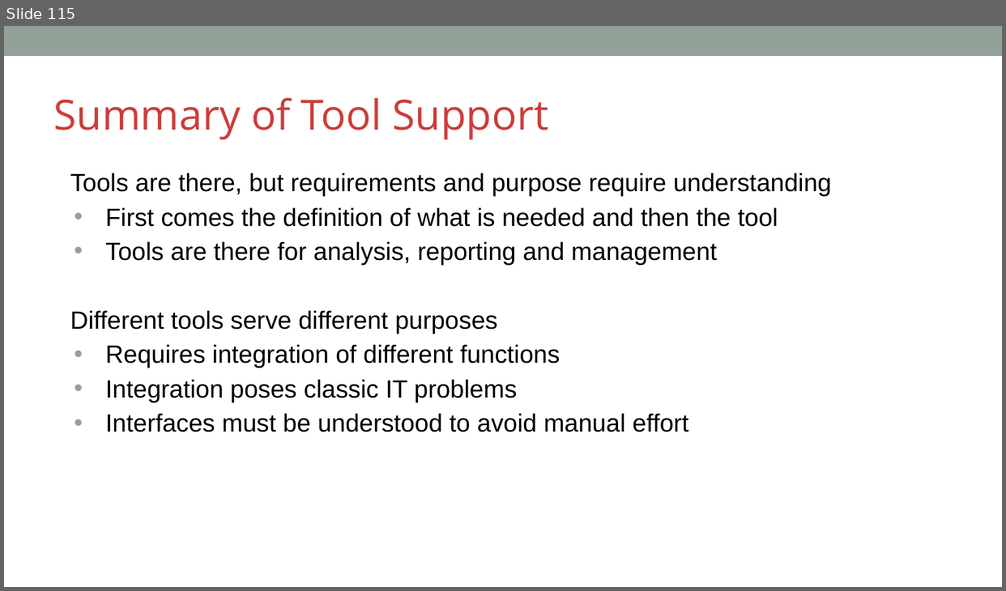
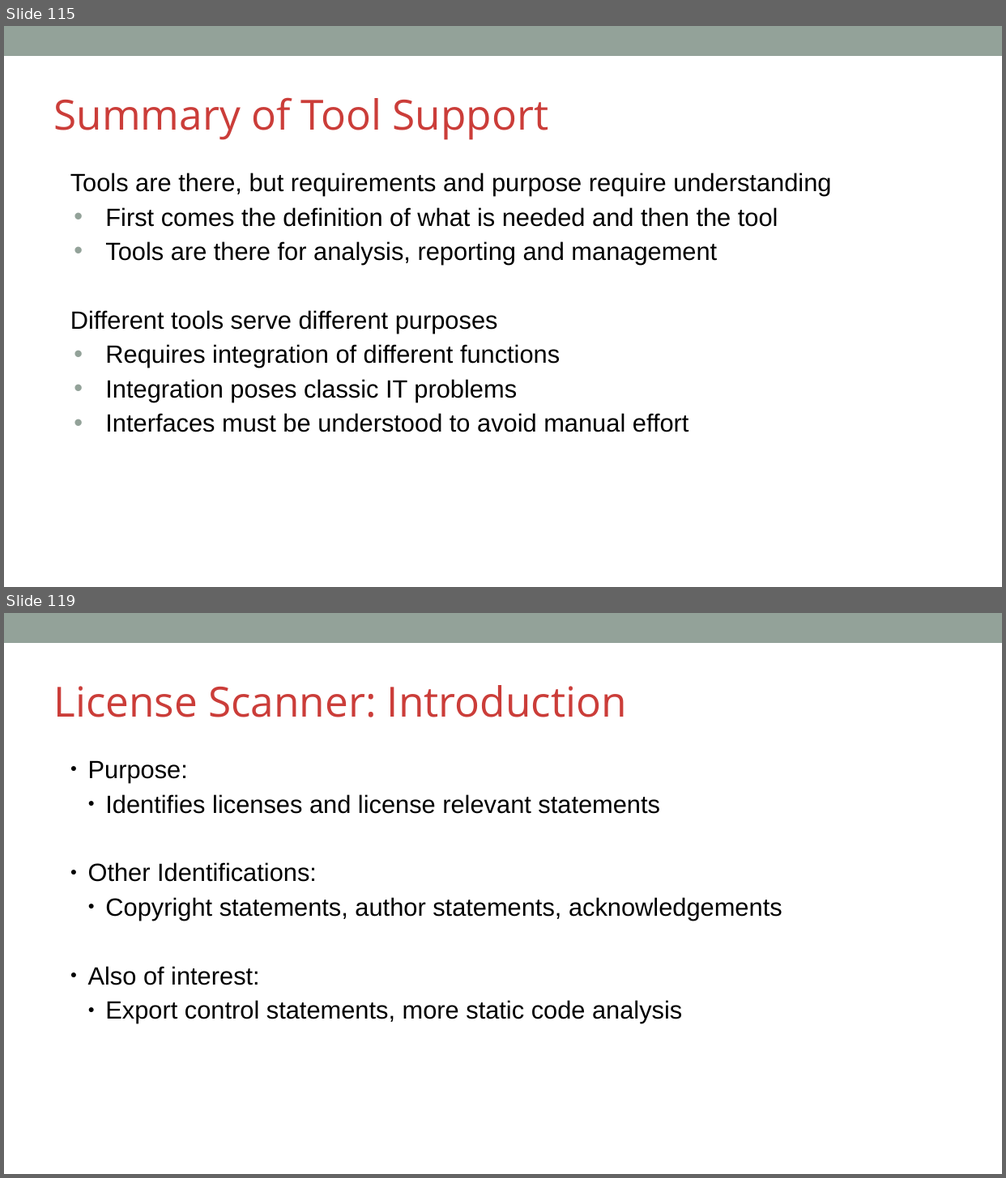
Before and after one commit to OpenChain-Project/Curriculum, a slide deck: slides/openchain-curriculum-for-1-1.pptx. Shown one above the other, each under a label of ours: slide 115 before the commit, slides 115 and 119 after it; the slides between them are not shown. The pictures are 1006x591 and 1006x1178 pixels, drawn with LibreOffice and Linux fonts; fonts in the diff are those of the drawing; background and template pictures are left out. Boxes give left, top, right and bottom in pixels: in the first picture for what was removed or moved away, otherwise in the second. Text is boxed around its words. In the diff, an @@ line names an element or a change of style, - is before the commit and + after.

Commit message:
slides(chapter10) adding new content about tooling types as text and odp, pdf, pptx

```diff
--- a/slides/openchain-curriculum-for-1-1.pptx
+++ b/slides/openchain-curriculum-for-1-1.pptx
@@ slide 119 added at box(4, 613, 1002, 1174), background #FFFFFF; not listed: 1 template element that a slide beside it also shows @@
@@ text added at box(54, 685, 627, 717), 40 pt, text #CB3D39 @@
+License Scanner: Introduction
@@ text added at box(88, 760, 782, 1024), 24 pt, text #000000 @@
+● Purpose:
+  ● Identifies licenses and license relevant statements
+● Other Identifications:
+  ● Copyright statements, author statements, acknowledgements
+● Also of interest:
+  ● Export control statements, more static code analysis
```
Also in this commit, not shown: 7 slides changed, 31 other slides added, 4 other files.
